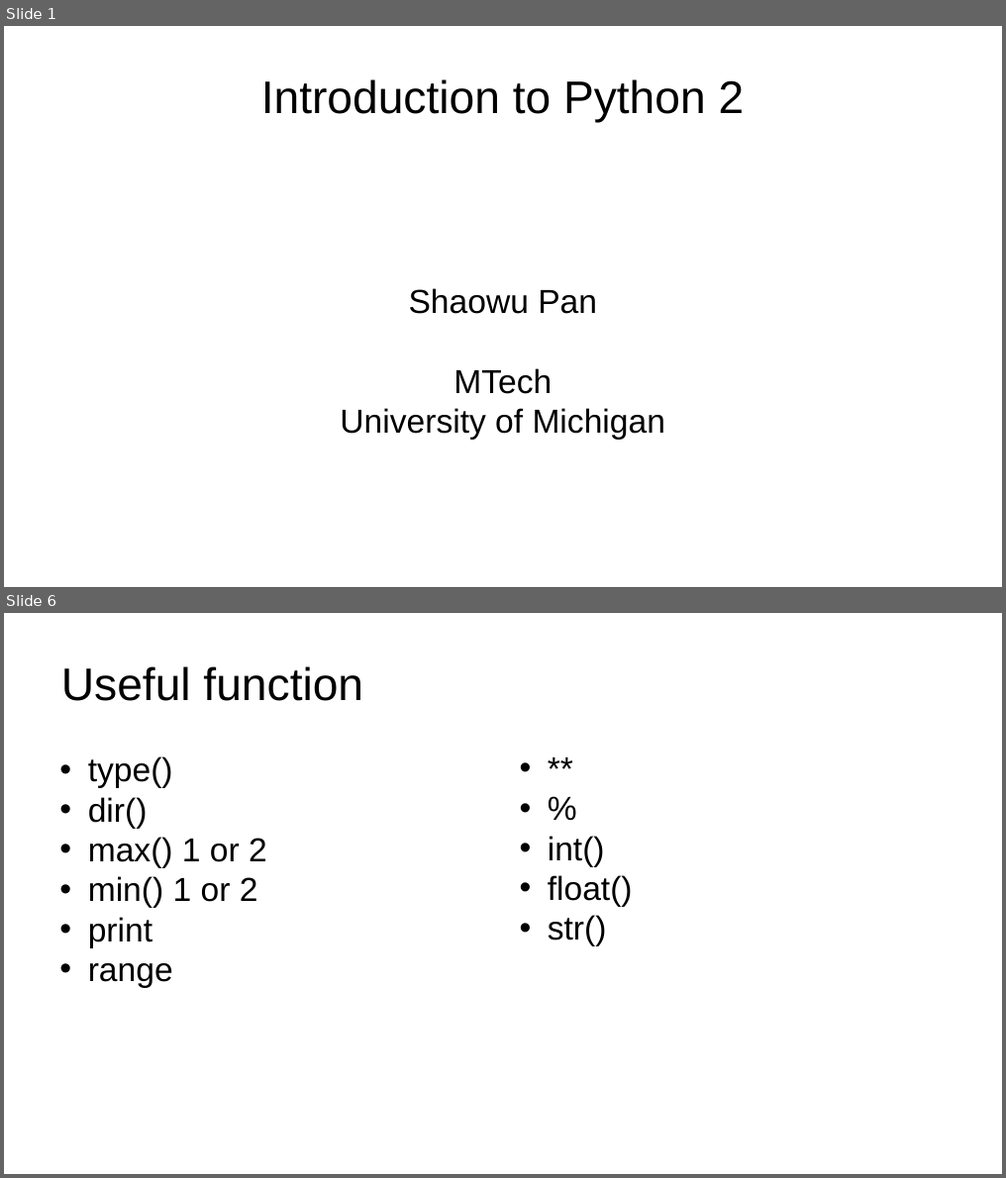
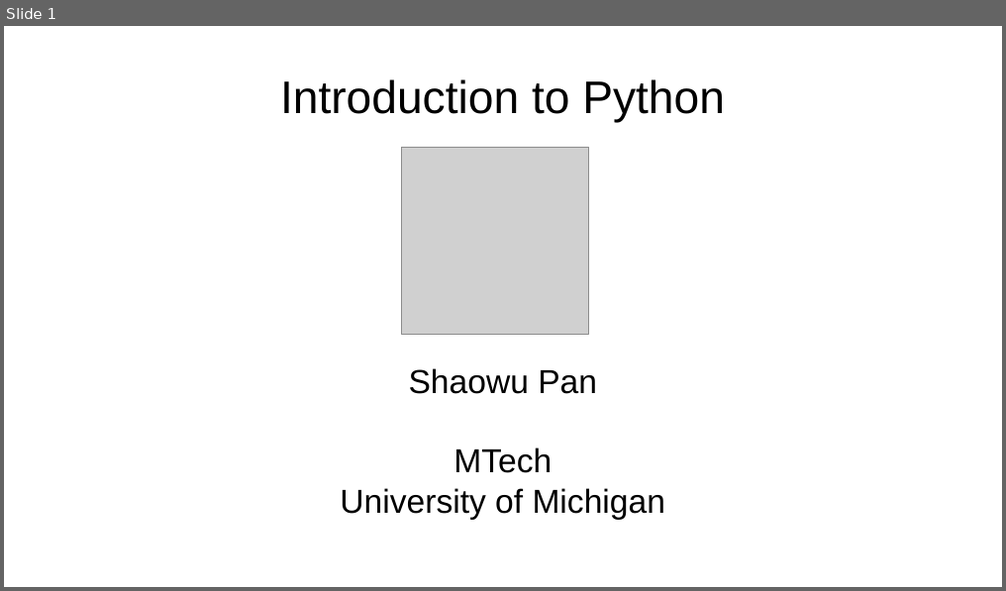
Before and after one commit to pswpswpsw/Mastering-Python-in-One-Hour, a slide deck: intro.pptx. Shown one above the other, each under a label of ours: slides 1 and 6 before the commit, slide 1 after it; the slides between them are not shown. The pictures are 1006x1178 and 1006x591 pixels, drawn with LibreOffice and Linux fonts; fonts in the diff are those of the drawing; grey boxes stand for pictures. Boxes give left, top, right and bottom in pixels: in the first picture for what was removed or moved away, otherwise in the second. Text is boxed around its words. In the diff, an @@ line names an element or a change of style, - is before the commit and + after.

```diff
--- a/intro.pptx
+++ b/intro.pptx
@@ slide 6 removed at bbox=[4, 613, 1002, 1174], background #FFFFFF @@
@@ text removed at bbox=[61, 666, 363, 701] @@
-Useful function
@@ text removed at bbox=[88, 757, 267, 988] @@
-• type()
-• dir()
-• max() 1 or 2
-• min() 1 or 2
-• print
-• range
@@ text removed at bbox=[548, 836, 633, 947] @@
-• **
-• %
-• int()
-• float()
-• str()
@@ slide 1 changed as well @@
@@ text at bbox=[280, 79, 725, 123]: text changed @@
-Introduction to Python 2
+Introduction to Python
@@ text "Shaowu Pan": place and size @@
-text "Shaowu Pan" at bbox=[340, 288, 665, 440]
+text "Shaowu Pan" at bbox=[340, 369, 665, 520]
@@ picture added at bbox=[402, 148, 589, 335] @@
```
Also in this commit, not shown: 6 other slides changed, 19 slides added, 23 other slides removed, 17 other files.
